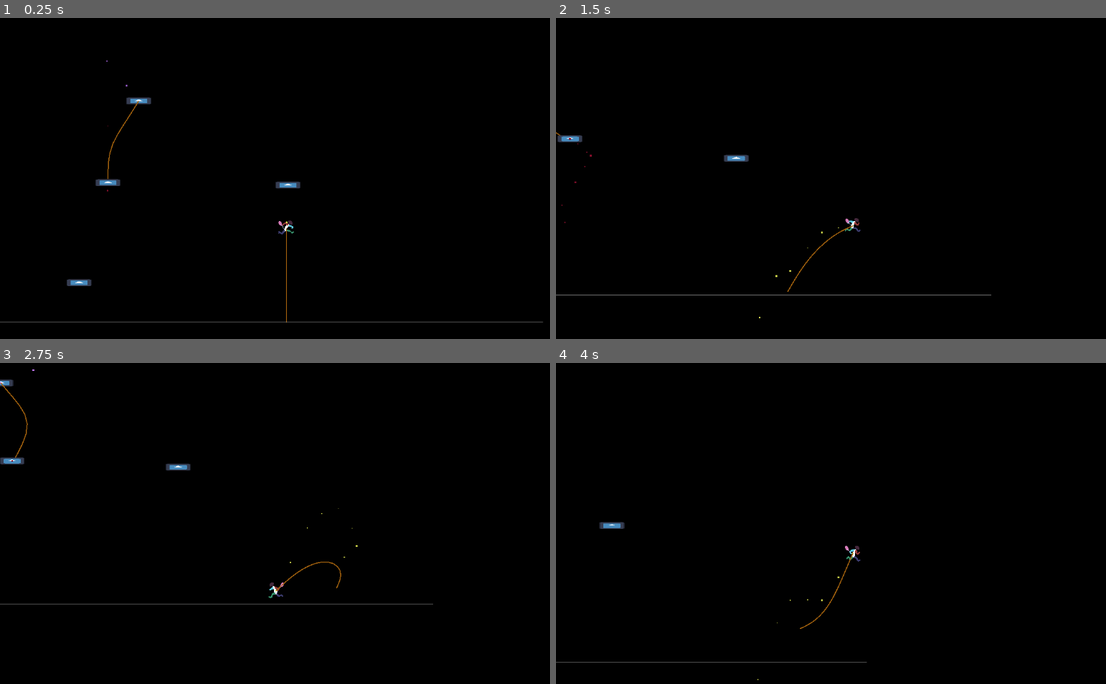
Above: before the commit, frames 1-4 (two rows, left to right).
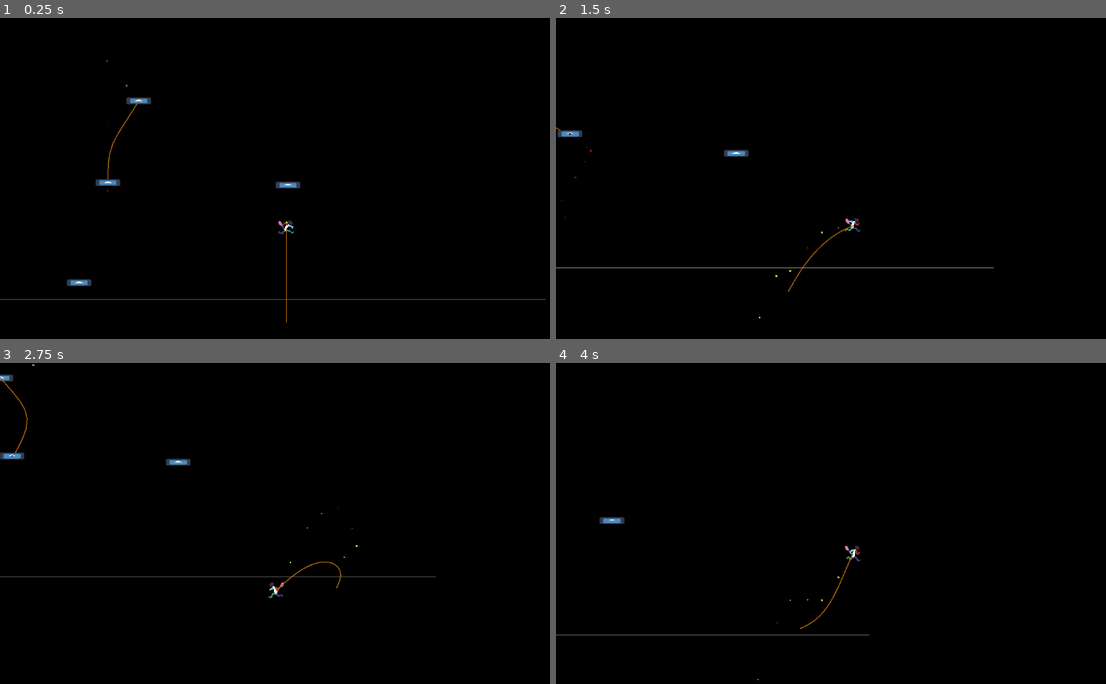
Above: after the commit, the same moments.

Repository: Cosillow/Hello_Gadot
Game: Godot game, scene res://scenes/game.tscn
Two runs of this game, one before a commit and one after it. Both use one fixed random seed, a clock stepped at 60 frames per second and the inputs below. The engine's default icon, where the game draws it, is replaced by a stand-in: a white triangle on a blue panel in a dark square.
Inputs:
- Up to frame 1 (0.25 s): no input
- Up to frame 2 (1.5 s): hold Right (move_right) from 0.53 s (still down); tap Z (jump) at 0.77 s
- Up to frame 3 (2.75 s): tap Z (jump) at 1.52 s; release Right (move_right) at 2.03 s; hold Left (move_left) from 2.03 s (still down)
- Up to frame 4 (4 s): release Left (move_left) at 2.78 s; hold Right (move_right) from 2.78 s (still down); tap Z (jump) at 3.02, 3.77 s

The runs differ from the first frame. In frame 1, 0.4% of the frame differs, in the area x 0-100%, y 87-95%; in frame 2, 0.7%; in frame 3, 1.0%, in the area x 0-80%, y 0-76%; in frame 4, 0.4%.

Commit message:
updated to 3.3; started using rapier 2d physics

Diff:
--- a/project.godot
+++ b/project.godot
@@ -12,7 +12,7 @@
 
 config/name="Hello_Gadot"
 run/main_scene="res://scenes/game.tscn"
-config/features=PackedStringArray("4.2", "GL Compatibility")
+config/features=PackedStringArray("4.3", "GL Compatibility")
 config/icon="res://icon.svg"
 
 [display]
@@ -28,20 +28,20 @@
 
 move_left={
 "deadzone": 0.5,
-"events": [Object(InputEventKey,"resource_local_to_scene":fa …(175 unchanged characters)… ode":4194319,"key_label":0,"unicode":0,"echo":false,"script":null)
-, Object(InputEventKey,"resource_local_to_scene":false,"reso …(162 unchanged characters)… keycode":65,"key_label":0,"unicode":97,"echo":false,"script":null)
+"events": [Object(InputEventKey,"resource_local_to_scene":fa …(175 unchanged characters)… ode":4194319,"key_label":0,"unicode":0,"location":0,"echo":false,"script":null)
+, Object(InputEventKey,"resource_local_to_scene":false,"reso …(162 unchanged characters)… keycode":65,"key_label":0,"unicode":97,"location":0,"echo":false,"script":null)
 ]
 }
 move_right={
 "deadzone": 0.5,
-"events": [Object(InputEventKey,"resource_local_to_scene":fa …(175 unchanged characters)… ode":4194321,"key_label":0,"unicode":0,"echo":false,"script":null)
-, Object(InputEventKey,"resource_local_to_scene":false,"reso …(163 unchanged characters)… eycode":68,"key_label":0,"unicode":100,"echo":false,"script":null)
+"events": [Object(InputEventKey,"resource_local_to_scene":fa …(175 unchanged characters)… ode":4194321,"key_label":0,"unicode":0,"location":0,"echo":false,"script":null)
+, Object(InputEventKey,"resource_local_to_scene":false,"reso …(163 unchanged characters)… eycode":68,"key_label":0,"unicode":100,"location":0,"echo":false,"script":null)
 ]
 }
 jump={
 "deadzone": 0.5,
-"events": [Object(InputEventKey,"resource_local_to_scene":fa …(172 unchanged characters)… eycode":90,"key_label":0,"unicode":122,"echo":false,"script":null)
-, Object(InputEventKey,"resource_local_to_scene":false,"reso …(162 unchanged characters)… keycode":32,"key_label":0,"unicode":32,"echo":false,"script":null)
+"events": [Object(InputEventKey,"resource_local_to_scene":fa …(172 unchanged characters)… eycode":90,"key_label":0,"unicode":122,"location":0,"echo":false,"script":null)
+, Object(InputEventKey,"resource_local_to_scene":false,"reso …(162 unchanged characters)… keycode":32,"key_label":0,"unicode":32,"location":0,"echo":false,"script":null)
 ]
 }
 add_platform={
@@ -55,6 +55,10 @@
 ]
 }
 
+[physics]
+
+2d/physics_engine="Rapier2D"
+
 [rendering]
 
 textures/canvas_textures/default_texture_filter=0
--- a/scenes/game.tscn
+++ b/scenes/game.tscn
@@ -27,12 +27,13 @@
 position = Vector2(149, -41)
 
 [node name="Floor" type="StaticBody2D" parent="."]
+position = Vector2(0, 10)
 
 [node name="CollisionShape2D" type="CollisionShape2D" parent="Floor"]
 shape = SubResource("WorldBoundaryShape2D_pf6o7")
 
 [node name="Line2D" type="Line2D" parent="Floor"]
-position = Vector2(-5, 38)
+position = Vector2(0, -17)
 points = PackedVector2Array(-1075, 0, 1087, 0)
 width = 1.0
 default_color = Color(0.577008, 0.577008, 0.577008, 1)
--- a/scenes/test_scene_spring.tscn
+++ b/scenes/test_scene_spring.tscn
@@ -8,9 +8,7 @@
 
 [node name="RigidPlayer2" parent="." node_paths=PackedStringArray("rope_swing") instance=ExtResource("1_j1xu6")]
 position = Vector2(0, 180)
-angular_damp_mode = 1
-angular_damp = 0.9
-rope_rotation_speed = 1.0
+gravity_scale = 0.0
 rope_swing = NodePath("../RopeSwing")
 metadata/_edit_group_ = true
 
@@ -29,6 +27,7 @@
 
 [node name="PinJoint2D" parent="RopeSwing" index="3"]
 node_b = NodePath("../../RigidPlayer2")
+bias = 0.821
 
 [node name="Platform" parent="." instance=ExtResource("4_7vnmx")]
 position = Vector2(394, -237)
Not shown, added: addons/godot-rapier2d/Fluid2D.svg
Not shown, added: addons/godot-rapier2d/Fluid2D.svg.import
Not shown, added: addons/godot-rapier2d/Radial2D.svg
Not shown, added: addons/godot-rapier2d/Radial2D.svg.import
Not shown, added: addons/godot-rapier2d/THIRDPARTY.txt
Not shown, added: addons/godot-rapier2d/circle_mesh.tres
Not shown, added: addons/godot-rapier2d/faucet_2d.gd
Not shown, added: addons/godot-rapier2d/fluid_2d_circle.gd
Not shown, added: addons/godot-rapier2d/fluid_2d_rectangle.gd
Not shown, added: addons/godot-rapier2d/fluid_2d_renderer.gd
Not shown, added: addons/godot-rapier2d/fluid_2d_shader_renderer.gd
Binary file added: addons/godot-rapier2d/logo_square_2d.png
(and 19 more such lines)
